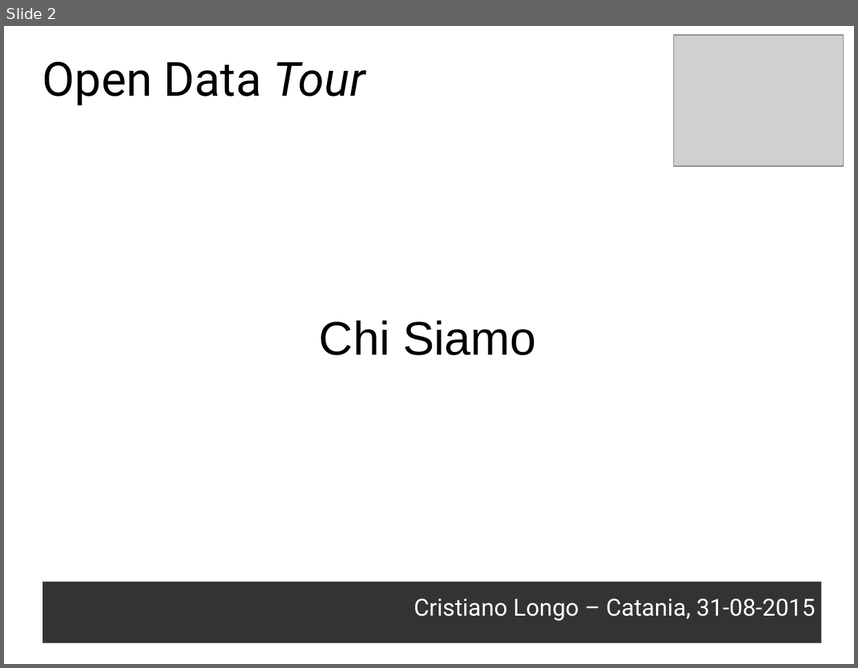
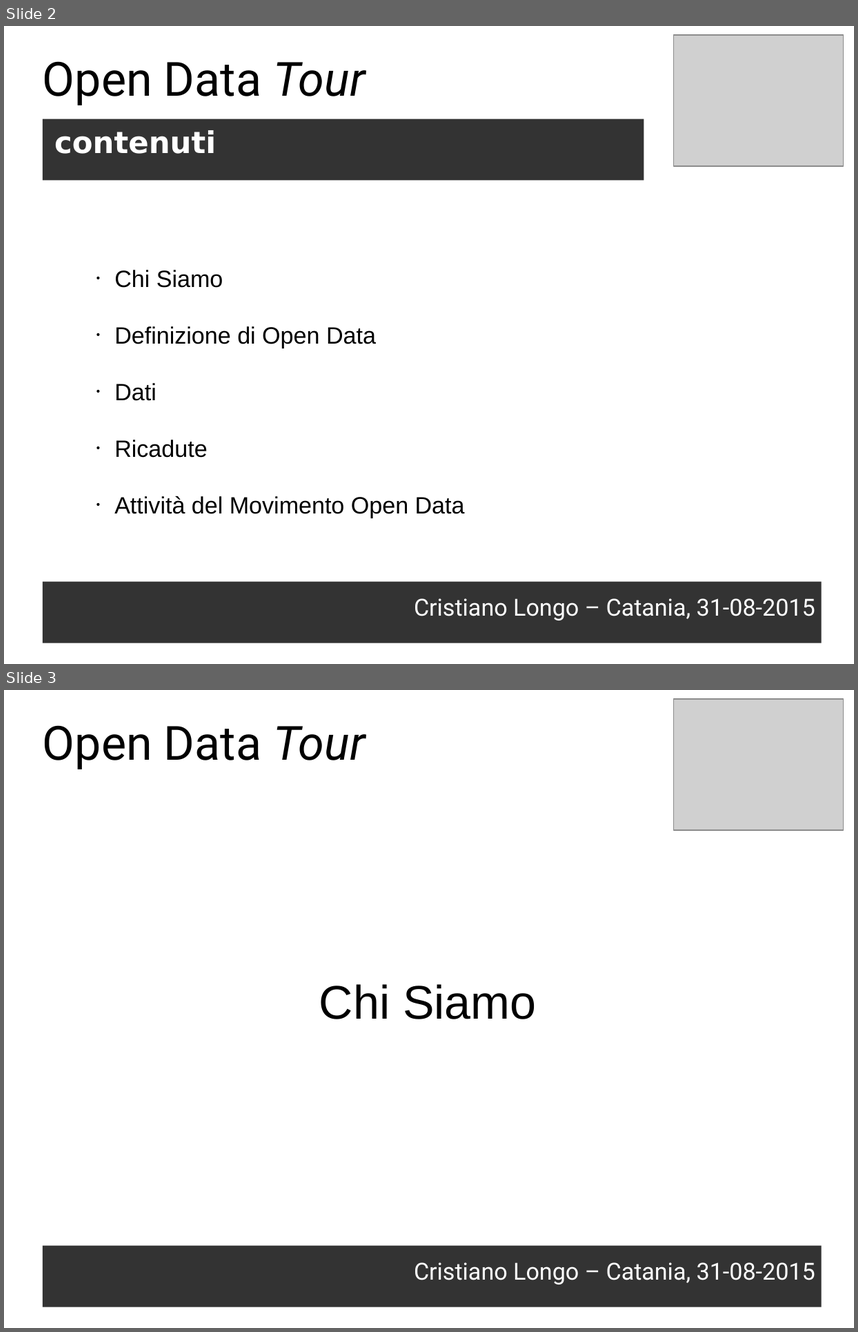
Before and after one commit to opendatahacklab/opendatatour, a slide deck: slides/odt_cope_31082015.odp. Shown one above the other, each under a label of ours: slide 2 before the commit, slides 2 and 3 after it. The pictures are 858x668 and 858x1332 pixels, drawn with LibreOffice and Linux fonts; fonts in the diff are those of the drawing; grey boxes stand for pictures. Boxes give left, top, right and bottom in pixels: in the first picture for what was removed or moved away, otherwise in the second. Text is boxed around its words. In the diff, an @@ line names an element or a change of style, - is before the commit and + after.

```diff
--- a/slides/odt_cope_31082015.odp
+++ b/slides/odt_cope_31082015.odp
@@ slide 2 added at box(4, 26, 854, 664), background #FFFFFF @@
@@ picture added at box(675, 35, 844, 166) @@
@@ text added at box(43, 61, 366, 105), 44 pt, text #000000 @@
+Open Data Tour
@@ text added at box(43, 119, 644, 181), fill #333333, 28 pt, text #FFFFFF, bold @@
+contenuti
@@ text added at box(114, 270, 465, 518), 22 pt, text #000000 @@
+• Chi Siamo
+• Definizione di Open Data
+• Dati
+• Ricadute
+• Attività del Movimento Open Data
@@ text added at box(43, 581, 822, 642), fill #333333, 22 pt, text #FFFFFF @@
+Cristiano Longo – Catania, 31-08-2015
@@ what was slide 2 is now slide 3 @@
```
Also in this commit, not shown: 1 slide changed, 10 other slides added, 1 slide removed, 2 other files.
